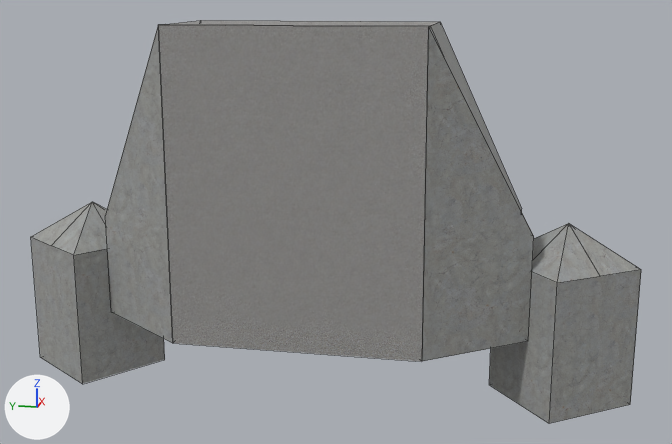
What one commit did to the FBX model Assets/Models/ForGuns.fbx.
Before and after are seen from a 50 mm lens placed at (-80.9, -20.1, 17.7), pointed at (5.0, -2.9, -3.7). Every picture has the same lights, and +X, +Y and +Z are marked at lower left. Mesh edges are drawn as thin lines. Where no turn or scale is listed for an object, it has been applied to the vertices.
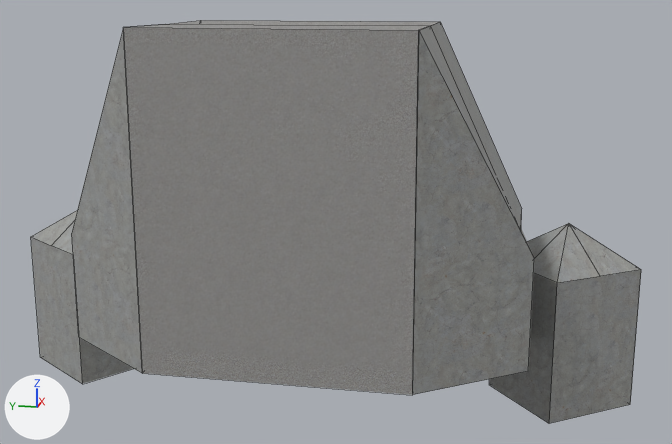
Commit message: place for guns now is __looks like real__

The change, as a diff of the scene's bpy script:
```diff
--- a/Assets/Models/ForGuns.fbx.py
+++ b/Assets/Models/ForGuns.fbx.py
@@ me_cube @@
 me_cube.from_pydata(...)  # 62 vertices, 56 faces; spans x -1.1..17.5, y -32.0..31.8, z -22.0..15.1
 # used by ob_cube; location = (0.0, 0.0, 0.0)
 # before: 4 (-0.9, 12.0, 15.0) at pixel (158, 24), 5 (-1.1, 11.9, -15.0) at pixel (172, 343), 6 (-1.0, -12.0, 15.0) at pixel (428, 26), 7 (-0.9, -12.1, -15.0) at pixel (421, 361), 8 (6.2, -21.7, -15.0) at pixel (528, 341)
 # before: 9 (6.2, -21.7, -4.5) at pixel (533, 236), 10 (-0.9, -12.2, -15.0) at pixel (422, 361), 11 (-1.0, -12.1, 15.0) at pixel (428, 26), 16 (-1.1, 11.9, -15.0) at pixel (172, 343), 17 (-0.9, 12.0, 15.0) at pixel (158, 24)
 # before: 18 (6.1, 21.5, -15.0) at pixel (111, 312), 19 (6.1, 21.5, -4.5) at pixel (105, 215)
+# me_cube part 1
+for i in [*range(4, 12), *range(16, 20)]: me_cube.vertices[i].co += Vector((-7.5, 0.0, 0.0))
 me_cube.materials.append(mat_bricks)
```

Boxes (x1, y1, x2, y2) around the edits, measured in the pictures (672 x 444 px; the box of a moved part takes in the faces that stretch with it):
part 1 of me_cube, moved or reshaped: before (105, 25, 534, 361); after (72, 26, 534, 395)
